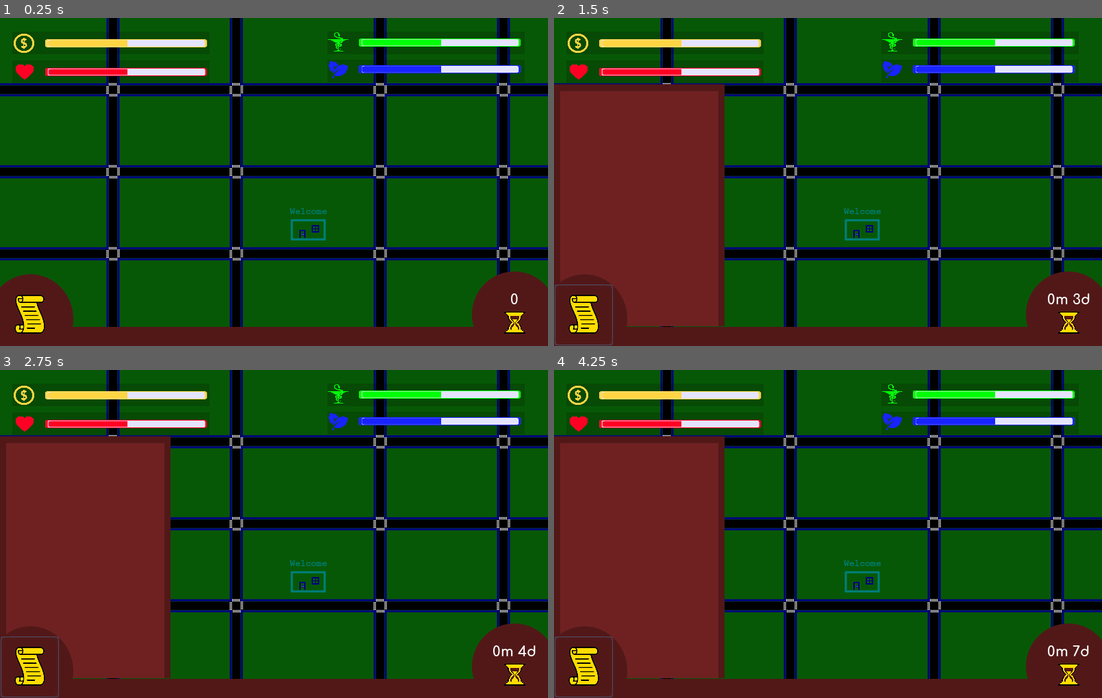
Above: before the commit, frames 1-4 (two rows, left to right).
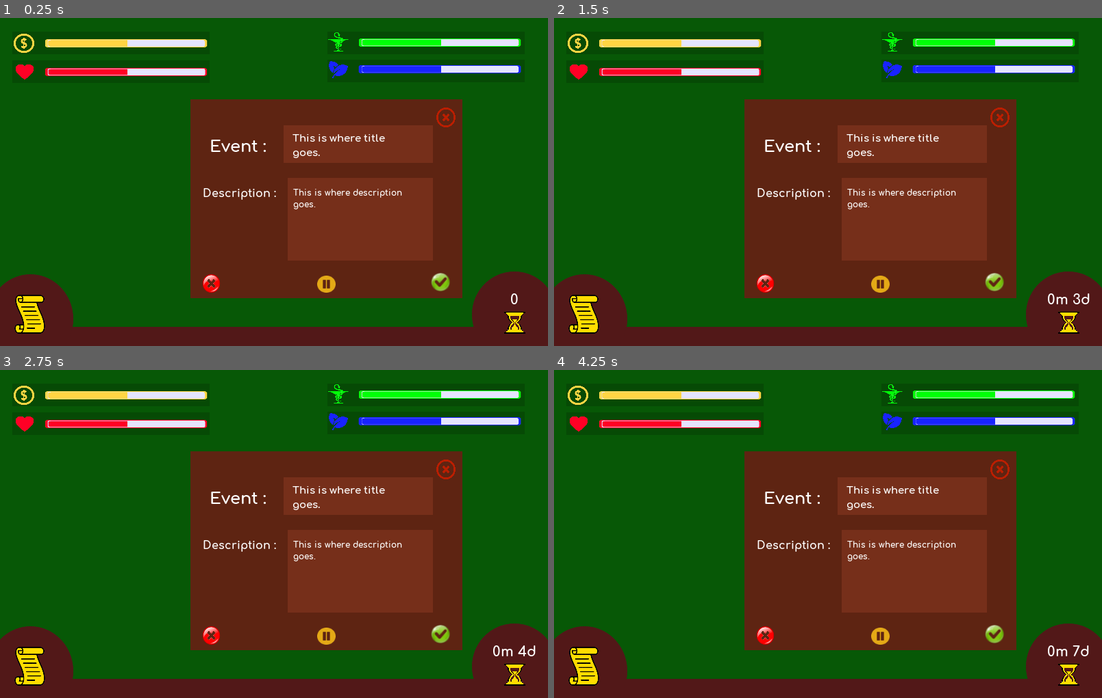
Above: after the commit, the same moments.

Repository: Speedphoenix/Mayor-of-Kanaka
Game: Godot game, scene res://scenes/MainScene.tscn
Same seed, same stepped clock (60 frames per second), same inputs: the game is played once before the commit and once after it.
Inputs (mouse positions are in pixels of both pictures, inside the frame that each line leads up to):
- Up to frame 1 (0.25 s): no input
- Up to frame 2 (1.5 s): click (581, 313) at 0.5 s; click (767, 283) at 1.27 s
- Up to frame 3 (2.75 s): click (328, 635) at 2.02 s
- Up to frame 4 (4.25 s): click (992, 632) at 2.77 s; click (992, 632) at 3.52 s

The runs differ from the first frame. In frame 1, 43% of the frame differs, in the area x 0-100%, y 0-95%; in frame 2, 59%, in the area x 0-100%, y 0-100%; in frame 3, 59%; in frame 4, 59%.

Commit message:
remove old display process for events

Diff:
--- /dev/null
+++ b/resources/events/SchoolBuilding.gd
@@ -0,0 +1,17 @@
+extends DecisionSimple
+# This has the basic functionality of an event, and is customizable
+# should have an effect on the various gauges
+
+func _init():
+	accept_effects = {
+		"on_gauges": {
+			"BUDGET": -10,
+			"SATISFACTION": 20,
+		},
+	}
+	refuse_or_expire_effects = {
+		"on_gauges": {
+			"SATISFACTION": -10,
+			"HEALTH": -5,
+		},
+	}
--- /dev/null
+++ b/resources/events/schoolBuilding.tres
@@ -0,0 +1,13 @@
+[gd_resource type="Resource" load_steps=2 format=2]
+
+[ext_resource path="res://resources/events/SchoolBuilding.gd" type="Script" id=1]
+
+[resource]
+script = ExtResource( 1 )
+title = "Build a school"
+description = "Can you build a school ?"
+active_duration = 0
+accept_msg = "Accept"
+refuse_msg = "Refuse"
+weight = 1
+trigger_count = -1
--- a/scenes/EventsUI.tscn
+++ b/scenes/EventsUI.tscn
@@ -22,7 +22,7 @@
 size = 12
 font_data = ExtResource( 1 )
 
-[node name="EventsUI" type="CanvasLayer"]
+[node name="EventUI" type="CanvasLayer"]
 script = ExtResource( 2 )
 
 [node name="SingleEventController" type="Control" parent="."]
--- a/scenes/MainScene.tscn
+++ b/scenes/MainScene.tscn
@@ -1,7 +1,6 @@
-[gd_scene load_steps=8 format=2]
+[gd_scene load_steps=7 format=2]
 
 [ext_resource path="res://scripts/EventDisplayer.gd" type="Script" id=1]
-[ext_resource path="res://scripts/MainScript.gd" type="Script" id=2]
 [ext_resource path="res://scenes/EventsUI.tscn" type="PackedScene" id=3]
 [ext_resource path="res://scenes/BarsUI.tscn" type="PackedScene" id=4]
 [ext_resource path="res://scenes/UnderUI.tscn" type="PackedScene" id=5]
@@ -9,14 +8,13 @@
 [ext_resource path="res://scenes/GlobalObject.tscn" type="PackedScene" id=7]
 
 [node name="Game" type="Node2D"]
-script = ExtResource( 2 )
 
 [node name="GlobalObject" parent="." instance=ExtResource( 7 )]
 
 [node name="Background" type="ColorRect" parent="."]
-margin_left = -667.528
+margin_left = -666.406
 margin_top = -651.964
-margin_right = 1622.47
+margin_right = 1623.59
 margin_bottom = 1221.04
 color = Color( 0.0313726, 0.34902, 0.027451, 1 )
 __meta__ = {
@@ -24,6 +22,7 @@
 }
 
 [node name="CityMap" parent="." instance=ExtResource( 6 )]
+visible = false
 
 [node name="EventsDisplayer" type="Control" parent="."]
 margin_bottom = 2.0
@@ -32,34 +31,7 @@
 "_edit_use_anchors_": false
 }
 
-[node name="CreateEventButton" type="Button" parent="EventsDisplayer"]
-visible = false
-margin_left = 60.5635
-margin_top = 238.834
-margin_right = 172.564
-margin_bottom = 279.834
-text = "Create an event"
-expand_icon = true
-__meta__ = {
-"_edit_use_anchors_": false
-}
-
-[node name="EventIDSelector" type="OptionButton" parent="EventsDisplayer"]
-visible = false
-margin_left = 65.1277
-margin_top = 158.417
-margin_right = 166.128
-margin_bottom = 205.417
-__meta__ = {
-"_edit_use_anchors_": false
-}
-
-[node name="EventsUIController" type="Control" parent="EventsDisplayer"]
-__meta__ = {
-"_edit_use_anchors_": false
-}
-
-[node name="EventsUI" parent="EventsDisplayer/EventsUIController" instance=ExtResource( 3 )]
+[node name="EventUI" parent="EventsDisplayer" instance=ExtResource( 3 )]
 
 [node name="BarsController" type="Control" parent="."]
 __meta__ = {
@@ -76,13 +48,4 @@
 }
 
 [node name="UnderUI" parent="UnderUIController" instance=ExtResource( 5 )]
-[connection signal="eventChanged" from="EventsDisplayer" to="EventsDisplayer/EventsUIController/EventsUI" method="_on_eventChanged"]
-[connection signal="pressed" from="EventsDisplayer/CreateEventButton" to="EventsDisplayer" method="_on_CreateEventButton_pressed"]
-[connection signal="accepted" from="EventsDisplayer/EventsUIController/EventsUI" to="UnderUIController/UnderUI" method="_on_event_accepted"]
-[connection signal="accepted" from="EventsDisplayer/EventsUIController/EventsUI" to="BarsController/BarsUI" method="_on_event_accepted"]
-[connection signal="close" from="EventsDisplayer/EventsUIController/EventsUI" to="EventsDisplayer" method="_on_EventsUI_close"]
-[connection signal="onHold" from="EventsDisplayer/EventsUIController/EventsUI" to="BarsController/BarsUI" method="_on_event_onHold"]
-[connection signal="refused" from="EventsDisplayer/EventsUIController/EventsUI" to="UnderUIController/UnderUI" method="_on_event_refused"]
-[connection signal="refused" from="EventsDisplayer/EventsUIController/EventsUI" to="BarsController/BarsUI" method="_on_event_refused"]
-[connection signal="eventToDisplay" from="UnderUIController/UnderUI" to="EventsDisplayer" method="_on_eventToDisplay"]
 [connection signal="nextTurn" from="UnderUIController/UnderUI" to="EventsDisplayer" method="_on_nextTurn"]
--- a/scripts/EventDisplayer.gd
+++ b/scripts/EventDisplayer.gd
@@ -1,81 +1,9 @@
 extends Control
-
-signal eventChanged(eventID)
-
-var devmode
-var events
 
 onready var global = get_tree().get_current_scene().get_node("GlobalObject")
 onready var turn_controller = global.get_node("TurnController")
 
 func _ready():
-	devmode = global.devmode
-	events = global.events
-
-	turn_controller.connect("miniturn_changed", self, "_on_miniturn_changed")
-	turn_controller.connect("turn_changed", self, "_on_turn_changed")
-
-	$EventsUIController/EventsUI.get_child(0).hide()
-	initSelector()
-	if(devmode == true):
-		$CreateEventButton.show()
-		$EventIDSelector.show()
-
-func _process(_delta):
 	pass
-
-func getRandomEvent(allEvents):
-	var eventsIDlist = []
-	for eventKey in allEvents:
-		if(allEvents[eventKey]["id"] != 0):
-			eventsIDlist.append(allEvents[eventKey]["id"])
-
-	eventsIDlist.shuffle()
-	var randomID = eventsIDlist[0]
-
-	for eventKey in allEvents:
-		if (allEvents[eventKey]["id"] == randomID):
-			var event = allEvents[eventKey]
-			return event
-
-func addRandomEvent():
-	var eventsList = global.eventsList
-	var randomEvent = getRandomEvent(events)
-	eventsList.append(randomEvent)
-
-func initSelector():
-	$EventIDSelector.add_item("Earthquake", 1)
-	$EventIDSelector.add_item("School", 2)
-	$EventIDSelector.add_item("Chaos", 3)
-
-func _on_CreateEventButton_pressed():
-	var eventID = $EventIDSelector.get_item_id($EventIDSelector.selected)
-	#print("eventID to be printed :", eventID)
-	emit_signal("eventChanged", eventID)
-	$EventsUIController/EventsUI.get_child(0).show()
-
-func _on_nextTurn():
-	pass
-#	var eventsList = global.eventsList
-#
-#	var randomEvent = getRandomEvent(events)
-#	eventsList.append(randomEvent)
-
-func _on_miniturn_changed(turn_number, miniturn_number):
-	if miniturn_number == 10 || miniturn_number == 20:
-		addRandomEvent()
-
-func _on_turn_changed(turn_number, miniturn_number):
-	addRandomEvent()
-	addRandomEvent()
-
-
-func _on_eventToDisplay(eventID):
-	#print("Need to display event ID: ", eventID)
-	emit_signal("eventChanged", eventID)
-	turn_controller.pause_turns()
-	$EventsUIController/EventsUI.get_child(0).show()
-
-func _on_EventsUI_close():
-	$EventsUIController/EventsUI.get_child(0).hide()
-	turn_controller.resume_turns()
+#	turn_controller.connect("miniturn_changed", self, "_on_miniturn_changed")
+#	turn_controller.connect("turn_changed", self, "_on_turn_changed")
--- a/scripts/EventsUI.gd
+++ b/scripts/EventsUI.gd
@@ -1,62 +1,22 @@
 extends CanvasLayer
 
-signal close
-signal accepted(event)
-signal refused(event)
-signal onHold(event)
-
-export var currentEventID = 0
-
-var previousEventID
-var currentEvent
-onready var events
-
+onready var global = get_tree().get_current_scene().get_node("GlobalObject")
+onready var turn_controller: TurnController = global.get_node("TurnController")
 
 func _ready():
-	previousEventID = -1
-	var global = get_tree().get_current_scene().get_node("GlobalObject")
-	events = global.events
+	pass
 
 func _process(_delta):
-	currentEvent = getEvent(events, currentEventID)
-	# Refresh only if there is a new event to print
-	if (currentEventID != previousEventID):
-		printEventData()
-
-	previousEventID = currentEventID
-
-func getEvent(allEvents, eventID):
-	for eventKey in allEvents:
-		if (allEvents[eventKey]["id"] == eventID):
-			var event = allEvents[eventKey]
-			return event
-
-	# if we did not find the event, return the default event
-	var defaultEvent = events["0"]
-	return defaultEvent
-
-func printEventData():
-	$SingleEventController/TitleController/Title.text = currentEvent["title"]
-	$SingleEventController/DescriptionController/Description.text = currentEvent["description"]
+	pass
 
 func _on_AcceptButton_pressed():
-	print("You accepted the event : ", currentEvent["title"])
-	emit_signal("accepted", currentEvent)
-	emit_signal("close")
+	pass
 
 func _on_RefuseButton_pressed():
-	print("You refused the event : ", currentEvent["title"])
-	emit_signal("refused", currentEvent)
-	emit_signal("close")
+	pass
 
 func _on_HoldButton_pressed():
-	print("You put on hold the event : ", currentEvent["title"])
-	emit_signal("onHold", currentEvent)
-	emit_signal("close")
+	pass
 
 func _on_CloseButton_pressed():
-	print("You closed the event : ", currentEvent["title"])
-	emit_signal("close")
-
-func _on_eventChanged(eventID):
-	currentEventID = eventID
+	pass
--- a/scripts/GlobalObject.gd
+++ b/scripts/GlobalObject.gd
@@ -32,22 +32,7 @@
 	assert(default_params is GameParameters)
 	_receive_game_parameters()
 	game_params.apply(get_tree())
-	events = getEventsData()
 
 func _receive_game_parameters():
 	# TODO: try to fetch the given parameters from a global singleton
 	game_params = default_params
-
-# Toremove
-func getEventsData():
-	var data_file = File.new()
-	if data_file.open("res://assets/events/events.json", File.READ) != OK:
-		print("Error while loading the events file...")
-		return
-	var data_text = data_file.get_as_text()
-	data_file.close()
-	var data_parse = JSON.parse(data_text)
-	if data_parse.error != OK:
-		return
-	var data = data_parse.result
-	return data
--- a/scripts/UnderUI.gd
+++ b/scripts/UnderUI.gd
@@ -1,96 +1,17 @@
 extends CanvasLayer
 
 signal nextTurn
-signal eventToDisplay(eventID)
 
 var currentTurn
-var eventsList
 
 onready var global = get_tree().get_current_scene().get_node("GlobalObject")
 onready var turn_controller: TurnController = global.get_node("TurnController")
 
-# Called when the node enters the scene tree for the first time.
 func _ready():
 	turn_controller.connect("miniturn_changed", self, "_on_anyturn_changed")
 	turn_controller.connect("turn_changed", self, "_on_anyturn_changed")
-	currentTurn = global.currentTurn
+	currentTurn = turn_controller.current_turn_no
 	$NextTurnController/CurrentTurnLabel.text =  str(currentTurn)
-
-func _on_NextTurnButton_pressed():
-	pass
-#	var currentTurnText = int($NextTurnController/CurrentTurnLabel.text)
-#	var newCurrentTurn = currentTurnText + 1
-#	$NextTurnController/CurrentTurnLabel.text =  String(newCurrentTurn)
-#	$EventDetailsController/DetailsMenuController.hide()
-#	global.currentTurn += 1
-#	emit_signal("nextTurn")
 
 func _on_anyturn_changed(turn_number, miniturn_number):
 	$NextTurnController/CurrentTurnLabel.text =  str(turn_number) + "m " +  str(miniturn_number) + "d"
-
-func _on_EventDetailsButton_toggled(button_pressed):
-	if(button_pressed):
-		eventsList = global.eventsList
-		var eventCounter = 0
-		for event in eventsList:
-			eventCounter += 1
-			if eventCounter <= 5 :
-				var eventTitle = event["title"]
-				var eventID = event["id"]
-				var detailMenuController = $EventDetailsController/DetailsMenuController
-
-				var controller = Control.new()
-				controller.name = "Controller" + str(eventCounter)
-				controller.margin_left = 40
-				controller.margin_top = 100 + (eventCounter * 45)
-
-				var background = ColorRect.new()
-				background.name = "background" + str(eventCounter)
-				background.margin_right = 175
-				background.margin_bottom = 35
-				background.color = Color("531919")
-
-				var button = Button.new()
-				background.name = "button" + str(eventCounter)
-				button.flat = true
-				button.text = eventTitle
-				button.margin_right = 175
-				button.margin_bottom = 35
-
-				button.connect("pressed", self, "_on_eventButton_pressed", [eventID])
-
-				controller.add_child(background)
-				controller.add_child(button)
-				detailMenuController.add_child(controller)
-
-		$EventDetailsController/DetailsMenuController.show()
-	else:
-		var detailMenuController = $EventDetailsController/DetailsMenuController
-		var background = $EventDetailsController/DetailsMenuController/Background
-		var backgroundBorder = $EventDetailsController/DetailsMenuController/BackgroundBorder
-		for n in detailMenuController.get_children():
-			if (n != background && n != backgroundBorder):
-				detailMenuController.remove_child(n)
-				n.queue_free()
-		$EventDetailsController/DetailsMenuController.hide()
-
-
-func _on_eventButton_pressed(eventID):
-	#print("Event ID to be displayed : ", eventID)
-	emit_signal("eventToDisplay", eventID)
-
-
-func _on_event_accepted(event):
-	eventsList = global.eventsList
-	#var eventID = event["id"]
-	eventsList.erase(event)
-	global.eventsList = eventsList
-	$EventDetailsController/DetailsMenuController.hide()
-
-
-func _on_event_refused(event):
-	eventsList = global.eventsList
-	#var eventID = event["id"]
-	eventsList.erase(event)
-	global.eventsList = eventsList
-	$EventDetailsController/DetailsMenuController.hide()
